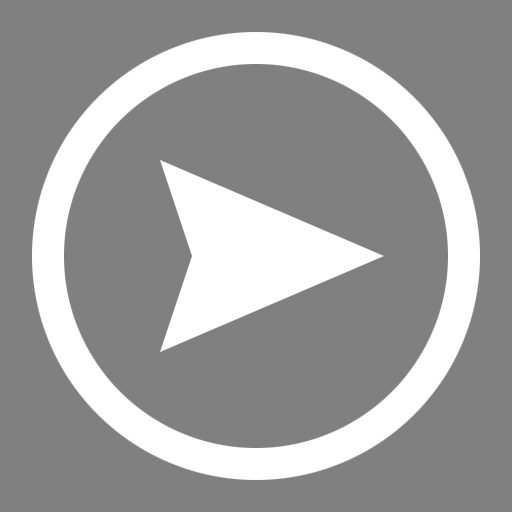
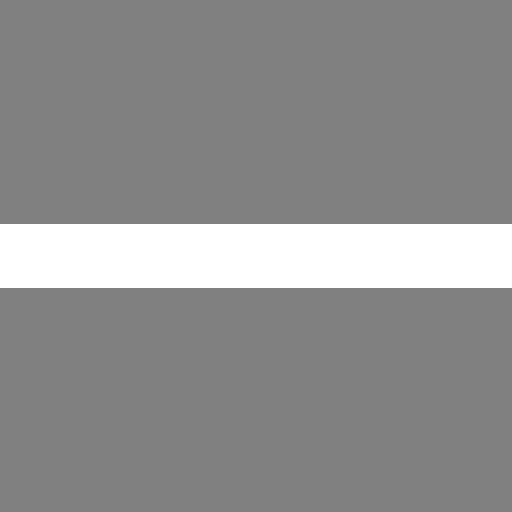
Layered file, before and after one edit (w=512, h=512). Changes by layer:
showed "White path" (2nd of 2), painted on it over [0, 224, 512, 288]
hid "Arrow" over [160, 160, 384, 352]
hid "Cursor" over [32, 32, 480, 480]
